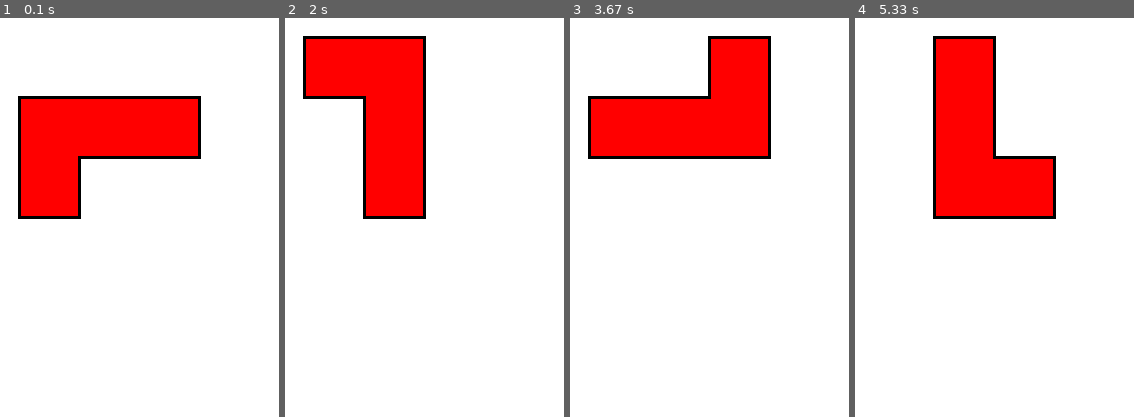
Above: before the commit, frames 1-4 (left to right).
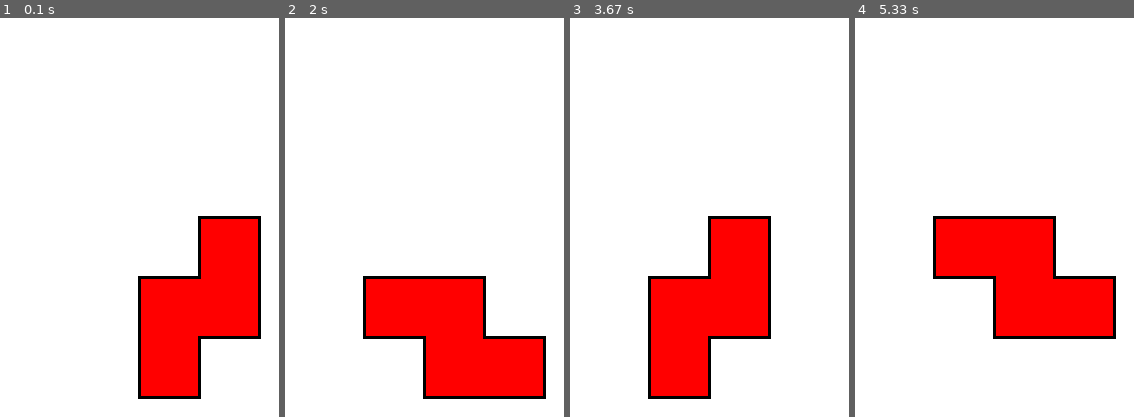
Above: after the commit, the same moments.

Repository: ryanmramos/tetris_pygame
Game: pygame game, started from main.py
The game is run twice, just before and just after one commit, with the same random seed, the same clock (stepped at 60 frames per second) and the same inputs.
Inputs:
- Up to frame 1 (0.1 s): no input
- Up to frame 2 (2 s): no input
- Up to frame 3 (3.67 s): no input
- Up to frame 4 (5.33 s): no input

The runs differ from the first frame. In frame 1, 28% of the frame differs, in the area x 6-94%, y 19-96%; in frame 2, 28%; in frame 3, 28%; in frame 4, 27%.

Commit message:
all shapes implemented

Diff:
--- a/main.py
+++ b/main.py
@@ -1,4 +1,4 @@
-import pygame
+import pygame as pg
 import os
 from shapes import Shape
 
@@ -6,7 +6,7 @@
 WIDTH, HEIGHT = 600, 900
 
 # Set window
-WIN = pygame.display.set_mode((WIDTH, HEIGHT))
+WIN = pg.display.set_mode((WIDTH, HEIGHT))
 
 # FPS
 FPS = 60
@@ -18,7 +18,7 @@
 YELLOW = (255, 255, 0)
 
 # Set windown name
-pygame.display.set_caption("tetris :)")
+pg.display.set_caption("tetris :)")
 
 def draw_window(shapes):
     WIN.fill(WHITE)
@@ -26,12 +26,12 @@
         shape.draw_shape(WIN)
         # print(shape)
 
-    pygame.display.update()
+    pg.display.update()
 
 
 def main():
 
-    clock = pygame.time.Clock()
+    clock = pg.time.Clock()
     run = True
     shapes = []
     testShape = Shape()
@@ -39,8 +39,8 @@
     frame_num = 0
     while(run):
         clock.tick(FPS)
-        for event in pygame.event.get():
-            if event.type == pygame.QUIT:
+        for event in pg.event.get():
+            if event.type == pg.QUIT:
                 run = False
 
         draw_window(shapes)
@@ -50,7 +50,7 @@
         if frame_num >= 60:
             frame_num = 0
 
-    pygame.quit()
+    pg.quit()
 
 if __name__ == "__main__":
     main()
--- a/shapes.py
+++ b/shapes.py
@@ -1,4 +1,4 @@
-import pygame
+import pygame as pg
 import os
 import math
 
@@ -13,39 +13,70 @@
 
 # Shapes
 UNIT_LENGTH = 20
+START_X = 200
+START_Y = 320
 
 # I SHAPE
-i_shape_points = [pygame.Vector2(200, 320), pygame.Vector2(200 + UNIT_LENGTH, 320),
-    pygame.Vector2(200 + UNIT_LENGTH, 320 + 4 * UNIT_LENGTH),
-    pygame.Vector2(200, 320 + 4 * UNIT_LENGTH)]
-rotate_about_i = pygame.Vector2(200, 320 + 2 * UNIT_LENGTH)
+i_shape_points = [pg.Vector2(START_X, START_Y), pg.Vector2(START_X + UNIT_LENGTH, START_Y),
+    pg.Vector2(START_X + UNIT_LENGTH, START_Y + 4 * UNIT_LENGTH),
+    pg.Vector2(START_X, START_Y + 4 * UNIT_LENGTH)]
+rotate_about_i = pg.Vector2(START_X, START_Y + 2 * UNIT_LENGTH)
 
 # J SHAPE
-j_shape_points = [pygame.Vector2(200, 320), pygame.Vector2(200 + UNIT_LENGTH, 320),
-    pygame.Vector2(200 + UNIT_LENGTH, 320 - 2 * UNIT_LENGTH),
-    pygame.Vector2(200 + 2 * UNIT_LENGTH, 320 - 2 * UNIT_LENGTH),
-    pygame.Vector2(200 + 2 * UNIT_LENGTH, 320 + UNIT_LENGTH),
-    pygame.Vector2(200, 320 + UNIT_LENGTH)]
-rotate_about_j = pygame.Vector2(200 + 3 / 2 * UNIT_LENGTH, 320 - 1 / 2 * UNIT_LENGTH)
+j_shape_points = [pg.Vector2(START_X, START_Y), pg.Vector2(START_X + UNIT_LENGTH, START_Y),
+    pg.Vector2(START_X + UNIT_LENGTH, START_Y - 2 * UNIT_LENGTH),
+    pg.Vector2(START_X + 2 * UNIT_LENGTH, START_Y - 2 * UNIT_LENGTH),
+    pg.Vector2(START_X + 2 * UNIT_LENGTH, START_Y + UNIT_LENGTH),
+    pg.Vector2(START_X, START_Y + UNIT_LENGTH)]
+rotate_about_j = pg.Vector2(START_X + 3 / 2 * UNIT_LENGTH, START_Y - 1 / 2 * UNIT_LENGTH)
 
 # L SHAPE
-l_shape_points = [pygame.Vector2(200, 320), pygame.Vector2(200, 320 - 3 * UNIT_LENGTH),
-    pygame.Vector2(200 + UNIT_LENGTH, 320 - 3 * UNIT_LENGTH),
-    pygame.Vector2(200 + UNIT_LENGTH, 320 - UNIT_LENGTH),
-    pygame.Vector2(200 + 2 * UNIT_LENGTH, 320 - UNIT_LENGTH),
-    pygame.Vector2(200 + 2 * UNIT_LENGTH, 320)]
-rotate_about_l = pygame.Vector2(200 + 1 / 2 * UNIT_LENGTH, 320 - 3 / 2 * UNIT_LENGTH)
+l_shape_points = [pg.Vector2(START_X, START_Y), pg.Vector2(START_X, START_Y - 3 * UNIT_LENGTH),
+    pg.Vector2(START_X + UNIT_LENGTH, START_Y - 3 * UNIT_LENGTH),
+    pg.Vector2(START_X + UNIT_LENGTH, START_Y - UNIT_LENGTH),
+    pg.Vector2(START_X + 2 * UNIT_LENGTH, START_Y - UNIT_LENGTH),
+    pg.Vector2(START_X + 2 * UNIT_LENGTH, START_Y)]
+rotate_about_l = pg.Vector2(START_X + 1 / 2 * UNIT_LENGTH, START_Y - 3 / 2 * UNIT_LENGTH)
+
+# O SHAPE
+o_shape_points = [pg.Vector2(START_X, START_Y), pg.Vector2(START_X + 2 * UNIT_LENGTH, START_Y),
+    pg.Vector2(START_X + 2 * UNIT_LENGTH, START_Y + 2 * UNIT_LENGTH), pg.Vector2(START_X, START_Y + 2 * UNIT_LENGTH)]
+rotate_about_o = pg.Vector2(START_X + UNIT_LENGTH, START_Y + UNIT_LENGTH)
+
+# S SHAPE
+s_shape_points = [pg.Vector2(START_X, START_Y), pg.Vector2(START_X + UNIT_LENGTH, START_Y),
+    pg.Vector2(START_X + UNIT_LENGTH, START_Y - UNIT_LENGTH),
+    pg.Vector2(START_X + 3 * UNIT_LENGTH, START_Y - UNIT_LENGTH),
+    pg.Vector2(START_X + 3 * UNIT_LENGTH, START_Y), pg.Vector2(START_X + 2 * UNIT_LENGTH, START_Y),
+    pg.Vector2(START_X + 2 * UNIT_LENGTH, START_Y + UNIT_LENGTH), pg.Vector2(START_X, START_Y + UNIT_LENGTH)]
+rotate_about_s = pg.Vector2(START_X + 3 / 2 * UNIT_LENGTH, START_Y + 1 / 2 * UNIT_LENGTH)
+
+# T SHAPE
+t_shape_points = [pg.Vector2(START_X, START_Y), pg.Vector2(START_X + UNIT_LENGTH, START_Y),
+    pg.Vector2(START_X + UNIT_LENGTH, START_Y - UNIT_LENGTH),
+    pg.Vector2(START_X + 2 * UNIT_LENGTH, START_Y - UNIT_LENGTH),
+    pg.Vector2(START_X + 2 * UNIT_LENGTH, START_Y), pg.Vector2(START_X + 3 * UNIT_LENGTH, START_Y),
+    pg.Vector2(START_X + 3 * UNIT_LENGTH, START_Y + UNIT_LENGTH), pg.Vector2(START_X, START_Y + UNIT_LENGTH)]
+rotate_about_t = pg.Vector2(START_X + 3 / 2 * UNIT_LENGTH, START_Y + 1 / 2 * UNIT_LENGTH)
+
+# Z SHAPE
+z_shape_points = [pg.Vector2(START_X, START_Y), pg.Vector2(START_X + 2 * UNIT_LENGTH, START_Y),
+    pg.Vector2(START_X + 2 * UNIT_LENGTH, START_Y + UNIT_LENGTH),
+    pg.Vector2(START_X + 3 * UNIT_LENGTH, START_Y + UNIT_LENGTH),
+    pg.Vector2(START_X + 3 * UNIT_LENGTH, START_Y + 2 * UNIT_LENGTH),
+    pg.Vector2(START_X + UNIT_LENGTH, START_Y + 2 * UNIT_LENGTH),
+    pg.Vector2(START_X + UNIT_LENGTH, START_Y + UNIT_LENGTH), pg.Vector2(START_X, START_Y + UNIT_LENGTH)]
+rotate_about_z = pg.Vector2(START_X + 3 /2 * UNIT_LENGTH, START_Y + 3 / 2 * UNIT_LENGTH)
 
 
 class Shape:
     def __init__(self):
         self.color = RED
-        self.points = l_shape_points
-        self.rotate_about = rotate_about_l
-
+        self.points = z_shape_points
+        self.rotate_about = rotate_about_z
     def draw_shape(self, WIN):
-        pygame.draw.polygon(WIN, self.color, self.points)
-        pygame.draw.polygon(WIN, BLACK, self.points, 1)
+        pg.draw.polygon(WIN, self.color, self.points)
+        pg.draw.polygon(WIN, BLACK, self.points, 1)
 
     def rotate(self):
         theta = math.pi / 2
